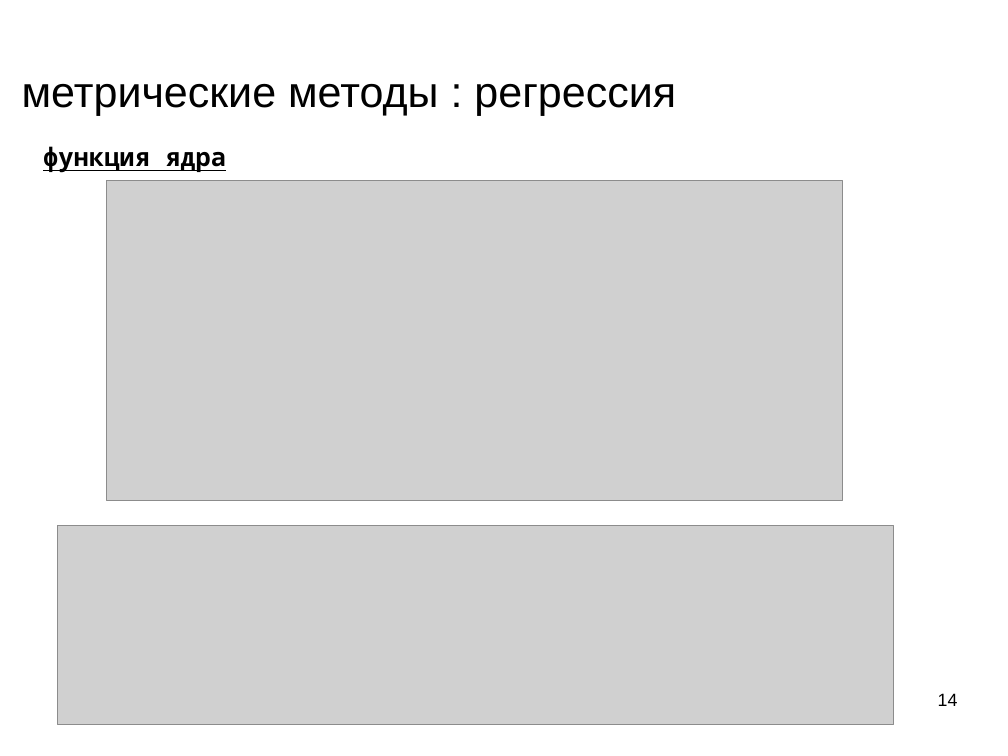
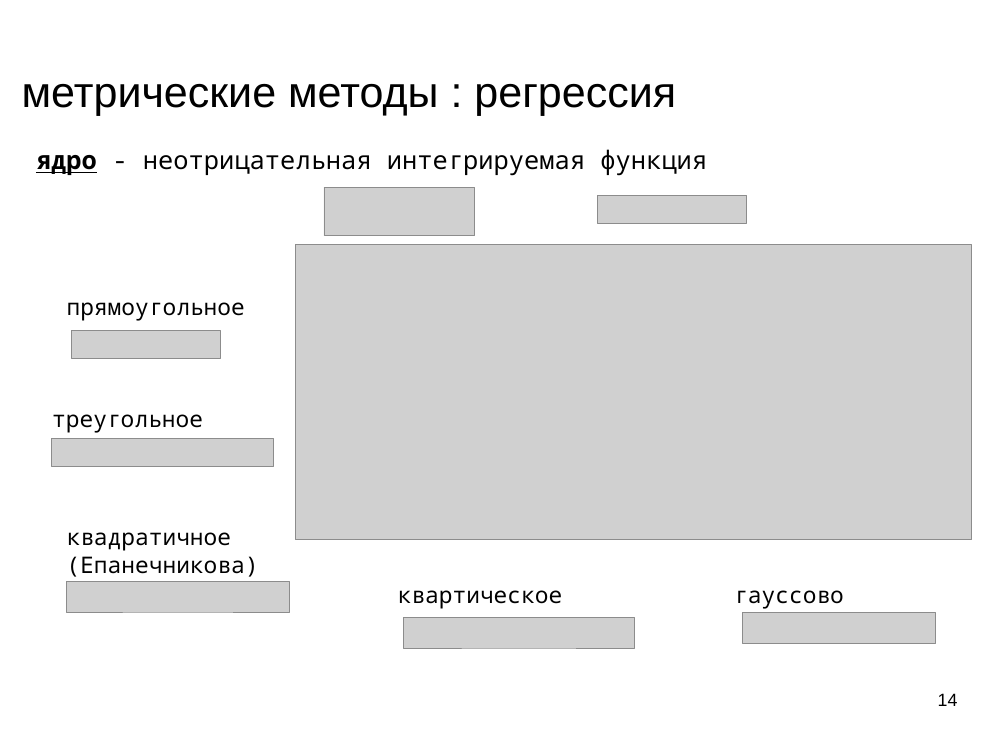
Before and after one commit to mechanoid5/ml_lectorium_legacy, a slide deck: slide 14 of 05-regression-metric.odp. Drawn at 1008x756 pixels with LibreOffice and Linux fonts; fonts in the diff are those of the drawing; grey boxes stand for pictures; background and template pictures are left out. Boxes give left, top, right and bottom in pixels: in the first picture for what was removed or moved away, otherwise in the second. Text is boxed around its words. In the diff, an @@ line names an element or a change of style, - is before the commit and + after.

```diff
--- a/05-regression-metric.odp
+++ b/05-regression-metric.odp
@@ subtitle at box(36, 149, 707, 176): text changed; bold off @@
-функция ядра
+ядро - неотрицательная интегрируемая функция
@@ picture added at box(324, 188, 475, 236) @@
@@ picture added at box(598, 196, 747, 223) @@
@@ picture: place and size @@
-picture at box(107, 180, 842, 501)
+picture at box(295, 245, 972, 541)
@@ text added at box(67, 302, 245, 321), 18 pt, text #000000 @@
+прямоугольное
@@ picture: place and size @@
-picture at box(58, 526, 895, 725)
+picture at box(72, 330, 220, 358)
@@ text added at box(52, 414, 203, 433), 18 pt, text #000000 @@
+треугольное
@@ picture added at box(52, 439, 273, 466) @@
@@ text added at box(67, 532, 259, 577), 18 pt, text #000000 @@
+квадратичное
+(Епанечникова)
@@ picture added at box(67, 582, 289, 613) @@
@@ text added at box(398, 590, 563, 609), 18 pt, text #000000 @@
+квартическое
@@ text added at box(734, 590, 844, 609), 18 pt, text #000000 @@
+гауссово
@@ picture added at box(403, 617, 635, 649) @@
@@ picture added at box(743, 613, 936, 644) @@
```
Also in this commit, not shown: 1 other slide changed, 1 other file.
